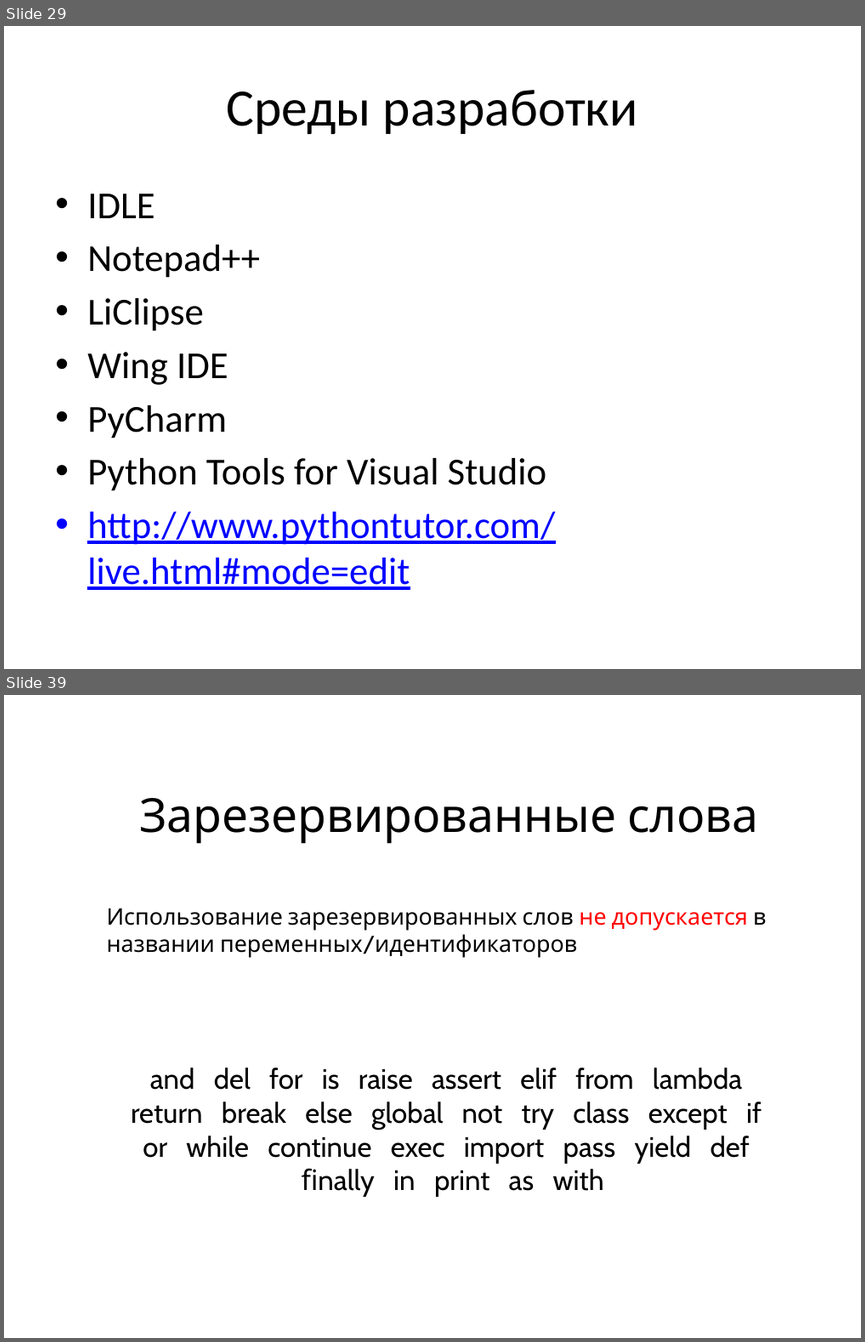
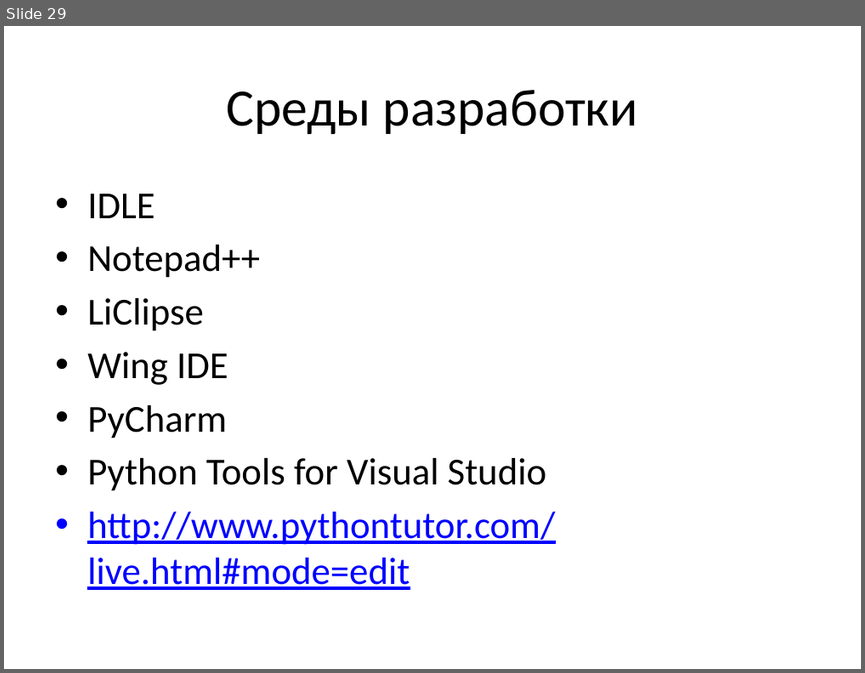
Before and after one commit to maxchv/LearnPython, a slide deck: week01/01.PythonIntroduction.pptx. Shown one above the other, each under a label of ours: slides 29 and 39 before the commit, slide 29 after it; the slides between them are not shown. The pictures are 865x1342 and 865x673 pixels, drawn with LibreOffice and Linux fonts; fonts in the diff are those of the drawing. Boxes give left, top, right and bottom in pixels: in the first picture for what was removed or moved away, otherwise in the second. Text is boxed around its words. In the diff, an @@ line names an element or a change of style, - is before the commit and + after.

```diff
--- a/week01/01.PythonIntroduction.pptx
+++ b/week01/01.PythonIntroduction.pptx
@@ slide 39 removed at box(4, 695, 861, 1338), background #FFFFFF @@
@@ text removed at box(139, 798, 758, 844) @@
-Зарезервированные слова
@@ text removed at box(107, 907, 766, 958) @@
-• Использование зарезервированных слов не допускается в названии переменных/идентификаторов
@@ text removed at box(131, 1067, 761, 1197) @@
-and del for is raise assert elif from lambda return break else global not try class except if or while continue exec import pass yield def ﬁnally in print as with
```
Also in this commit, not shown: 1 slide changed, 1 slide added, 19 other slides removed, 2 other files.
